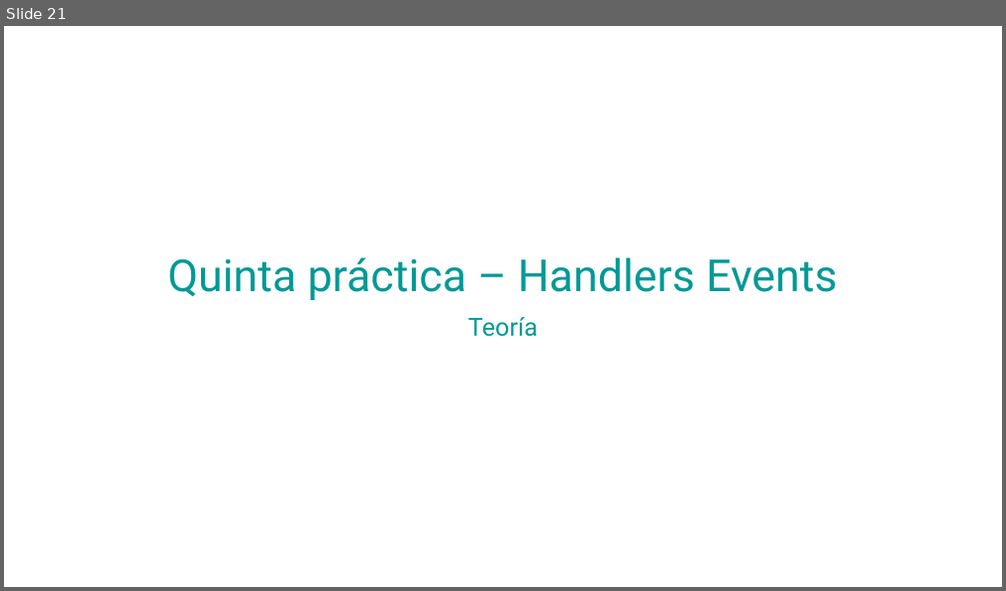
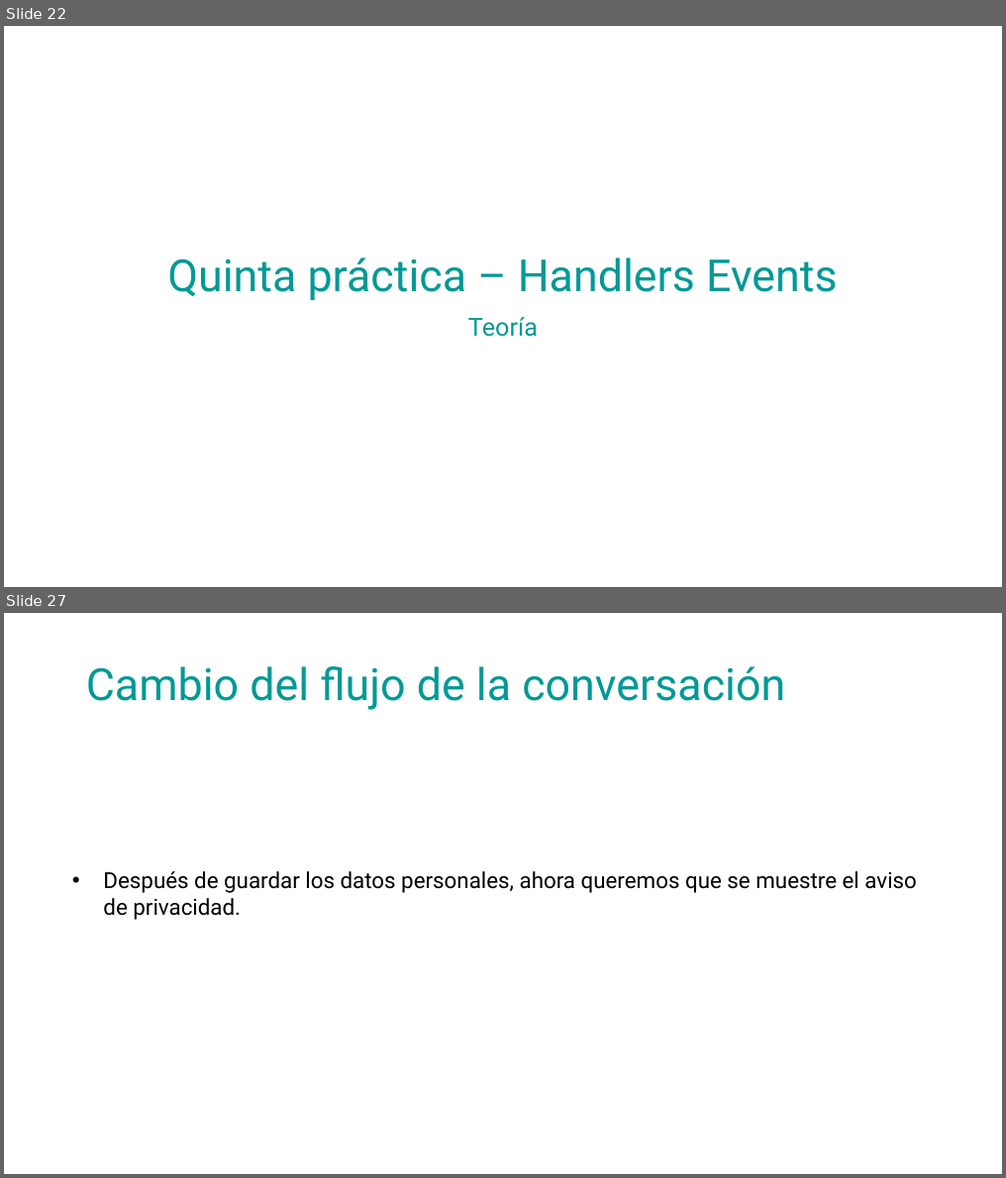
Before and after one commit to bquirino-sps/curso_oda_lapi, a slide deck: curso_ODA.pptx. Shown one above the other, each under a label of ours: slide 21 before the commit, slides 22 and 27 after it; the slides between them are not shown. The pictures are 1006x591 and 1006x1178 pixels, drawn with LibreOffice and Linux fonts; fonts in the diff are those of the drawing; background and template pictures are left out. Boxes give left, top, right and bottom in pixels: in the first picture for what was removed or moved away, otherwise in the second. Text is boxed around its words. In the diff, an @@ line names an element or a change of style, - is before the commit and + after.

```diff
--- a/curso_ODA.pptx
+++ b/curso_ODA.pptx
@@ slide 27 added at (4, 613, 1002, 1174), background picture (left out) @@
@@ text added at (86, 666, 785, 710), 32 pt, text #009996 @@
+Cambio del flujo de la conversación
@@ text added at (103, 871, 917, 920), 16 pt, text #000000 @@
+• Después de guardar los datos personales, ahora queremos que se muestre el aviso de privacidad.
@@ what was slide 21 is now slide 22 @@
```
Also in this commit, not shown: 5 slides changed, 6 other slides added, 6 other files.
